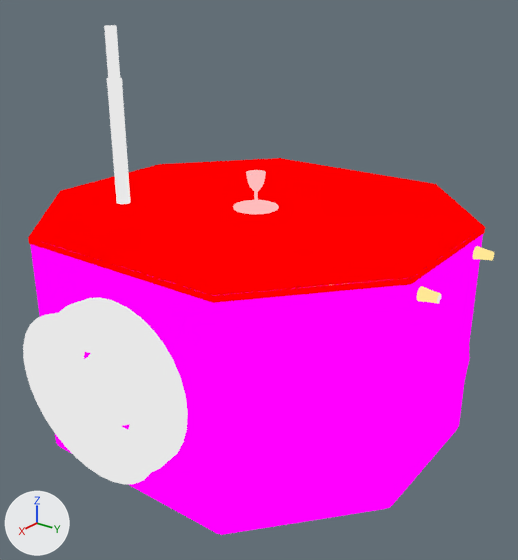
The Blender file blender/models/IBEX/ibex_Labelled.blend, before and after one commit.
Camera for both pictures: a 50 mm lens placed at (1.366, 1.03, 0.769), pointed at (0.03, 0.033, 0.079). Arrows for +X, +Y and +Z are at lower left; the lights stay in place.

The older version as bpy lines, for what is in view:
```python
ob_black_krinkle_004 = bpy.data.objects.new('black_krinkle.004', me_cylinder_004)
ob_black_krinkle_004.location = (0.02, 0.023, 0.127)
ob_black_krinkle_004.rotation_euler = (0.0, 0.0, 2.425)  # degrees (0, 0, 139)
ob_black_krinkle_004.scale = (0.0909, 0.0909, 0.0909)
ob_black_krinkle_006 = bpy.data.objects.new('black_krinkle.006', me_cylinder_006)
ob_black_krinkle_006.location = (0.02, 0.023, 0.127)
ob_black_krinkle_006.rotation_euler = (0.0, 0.0, 2.425)  # degrees (0, 0, 139)
ob_black_krinkle_006.scale = (0.0909, 0.0909, 0.0909)
ob_black_krinkle_007 = bpy.data.objects.new('black_krinkle.007', me_cylinder_007)
ob_black_krinkle_007.location = (0.02, 0.023, 0.127)
ob_black_krinkle_007.rotation_euler = (0.0, 0.0, 2.425)  # degrees (0, 0, 139)
ob_black_krinkle_007.scale = (0.0909, 0.0909, 0.0909)
ob_foil_gold_001 = bpy.data.objects.new('foil_gold.001', me_cylinder_010)
ob_foil_gold_001.location = (0.0, 0.0, -0.015)
ob_foil_gold_001.rotation_euler = (1.571, 0.0, 0.0)  # degrees (90, 0, 0)
ob_foil_gold_001.scale = (0.0909, 0.0909, 0.0909)
ob_foil_gold_007 = bpy.data.objects.new('foil_gold.007', me_cylinder_018)
ob_foil_gold_007.location = (0.0, 0.0, -0.015)
ob_foil_gold_007.rotation_euler = (1.571, 0.0, 0.0)  # degrees (90, 0, 0)
ob_foil_gold_007.scale = (0.0909, 0.0909, 0.0909)
ob_foil_gold_013 = bpy.data.objects.new('foil_gold.013', me_cylinder_024)
ob_foil_gold_013.location = (0.0, 0.0, -0.015)
ob_foil_gold_013.rotation_euler = (1.571, 0.0, 0.0)  # degrees (90, 0, 0)
ob_foil_gold_013.scale = (0.0909, 0.0909, 0.0909)
ob_foil_gold_014 = bpy.data.objects.new('foil_gold.014', me_cylinder_025)
ob_foil_gold_014.location = (0.0, 0.0, -0.015)
ob_foil_gold_014.rotation_euler = (1.571, 0.0, 0.0)  # degrees (90, 0, 0)
ob_foil_gold_014.scale = (0.0909, 0.0909, 0.0909)
ob_tex_01_001 = bpy.data.objects.new('tex_01.001', me_cylinder_027)
ob_tex_01_001.location = (0.0, 0.0, 0.236)
ob_tex_01_001.rotation_euler = (1.571, 0.0, -3.142)  # degrees (90, 0, -180)
ob_tex_01_001.scale = (0.0909, 0.0909, 0.0909)
ob_tex_01_005 = bpy.data.objects.new('tex_01.005', me_cylinder_031)
ob_tex_01_005.location = (0.0, 0.0, 0.236)
ob_tex_01_005.rotation_euler = (1.571, 0.0, -3.142)  # degrees (90, 0, -180)
ob_tex_01_005.scale = (0.0909, 0.0909, 0.0909)
# also in view: 'foil_silver.024' at (0.334, 0.395, -0.012); 'tex_01.002' at (-0.003, 0.537, -0.028); 'foil_silver.022' at (0.0, 0.0, 0.247); 'shiny_panel.001' at (0.0, 0.0, 0.254); 'black_krinkle.008' at (0.0, 0.0, -0.028)
```
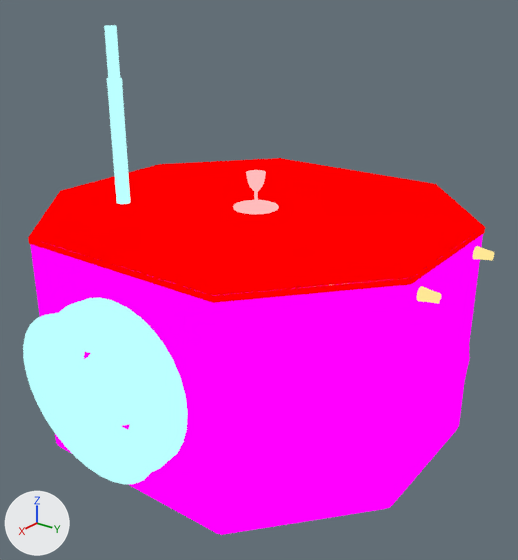
Changed parts and their boxes [x1, y1, x2, y2] in the pictures (518 x 560 px):
'foil_gold.007', recoloured (white to cyan)
    both: [23, 297, 188, 484]
'foil_gold.001', recoloured (white to cyan)
    both: [61, 334, 152, 446]
'black_krinkle.006', recoloured (white to cyan)
    both: [76, 354, 130, 427]
'black_krinkle.004', recoloured (white to cyan)
    both: [107, 85, 130, 204]
'tex_01.005', recoloured (white to cyan)
    both: [63, 322, 154, 458]
'tex_01.001', recoloured (white to cyan)
    both: [104, 25, 120, 79]
'foil_gold.014', recoloured (white to cyan)
    both: [59, 367, 80, 398]
'foil_gold.013', recoloured (white to cyan)
    both: [99, 424, 128, 443]
'foil_silver.021', recoloured
    both: [106, 77, 123, 86]

What changed in the scene script:
```text
Change mat_sensor:
    where n1 = _N.new('ShaderNodeValToRGB'); n1.name = 'ColorRamp'
    remove n1.color_ramp.elements[0].position = 0.0; n1.color_ramp.elements[0].color = (0.8, 0.8, 0.8, 1.0)
    add n1.color_ramp.elements[0].position = 0.0; n1.color_ramp.elements[0].color = (0.5, 1.0, 1.0, 1.0)
Change me_cylinder_010:
    where me_cylinder_010.from_pydata(...)  # 960 vertices, 912 faces; spans x 5.06..6.05, y -1.37..1.32, z -1.36..1.34
    remove me_cylinder_010.materials.append(mat_telescope)
    add me_cylinder_010.materials.append(mat_sensor)
Change me_cylinder_018:
    where me_cylinder_018.from_pydata(...)  # 480 vertices, 448 faces; spans x 5.08..6.5, y -2.15..2.13, z -2.17..2.14
    remove me_cylinder_018.materials.append(mat_telescope)
    add me_cylinder_018.materials.append(mat_sensor)
Change me_cylinder_024:
    where me_cylinder_024.from_pydata(...)  # 12 vertices, 10 faces; spans x 5.644..6.038, y -1.176..-0.871, z -0.587..-0.037
    remove me_cylinder_024.materials.append(mat_telescope)
    add me_cylinder_024.materials.append(mat_sensor)
Change me_cylinder_025:
    where me_cylinder_025.from_pydata(...)  # 8 vertices, 6 faces; spans x 5.701..6.094, y -0.29..0.228, z 0.738..1.131
    remove me_cylinder_025.materials.append(mat_telescope)
    add me_cylinder_025.materials.append(mat_sensor)
Change me_cylinder_031:
    where me_cylinder_031.from_pydata(...)  # 96 vertices, 48 faces; spans x -5.31, y -4.84..-0.74, z -2.04..2.07
    remove me_cylinder_031.materials.append(mat_telescope)
    add me_cylinder_031.materials.append(mat_sensor)
```
